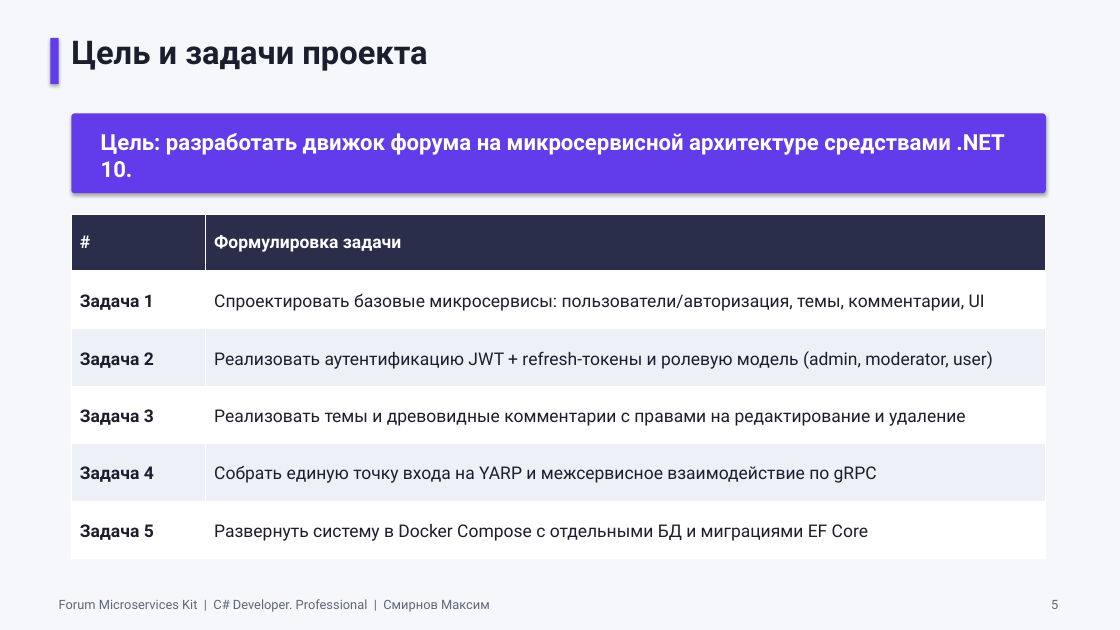
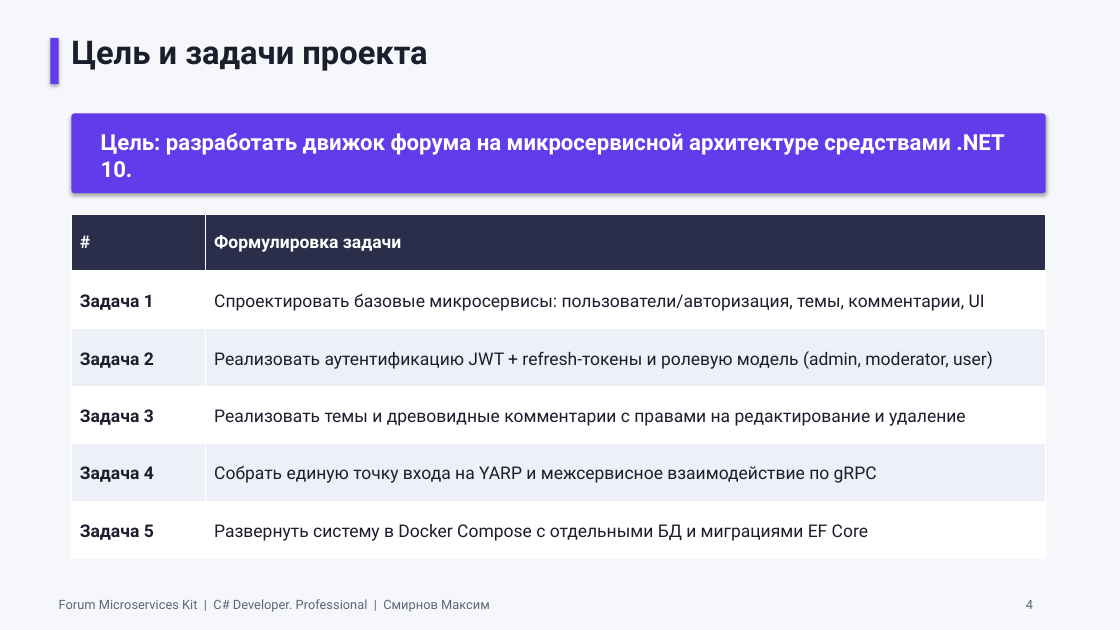
Before and after one commit to smirnovMV-dev/otus-forum, a slide deck: slide 4 of Workaround/Presentation/Forum_Microservices_Kit_Defense.pptx (slide 5 before the commit). Drawn at 1120x630 pixels with LibreOffice and Linux fonts; fonts in the diff are those of the drawing. Boxes give left, top, right and bottom in pixels: in the first picture for what was removed or moved away, otherwise in the second. Text is boxed around its words. In the diff, an @@ line names an element or a change of style, - is before the commit and + after.

```diff
--- a/Workaround/Presentation/Forum_Microservices_Kit_Defense.pptx
+++ b/Workaround/Presentation/Forum_Microservices_Kit_Defense.pptx
@@ text added at (1026, 600, 1033, 609), 11 pt, text #5F667A @@
+4
@@ text removed at (1051, 600, 1058, 609) @@
-5
```
Also in this commit, not shown: 13 other slides changed, 1 slide added, 2 slides removed.
